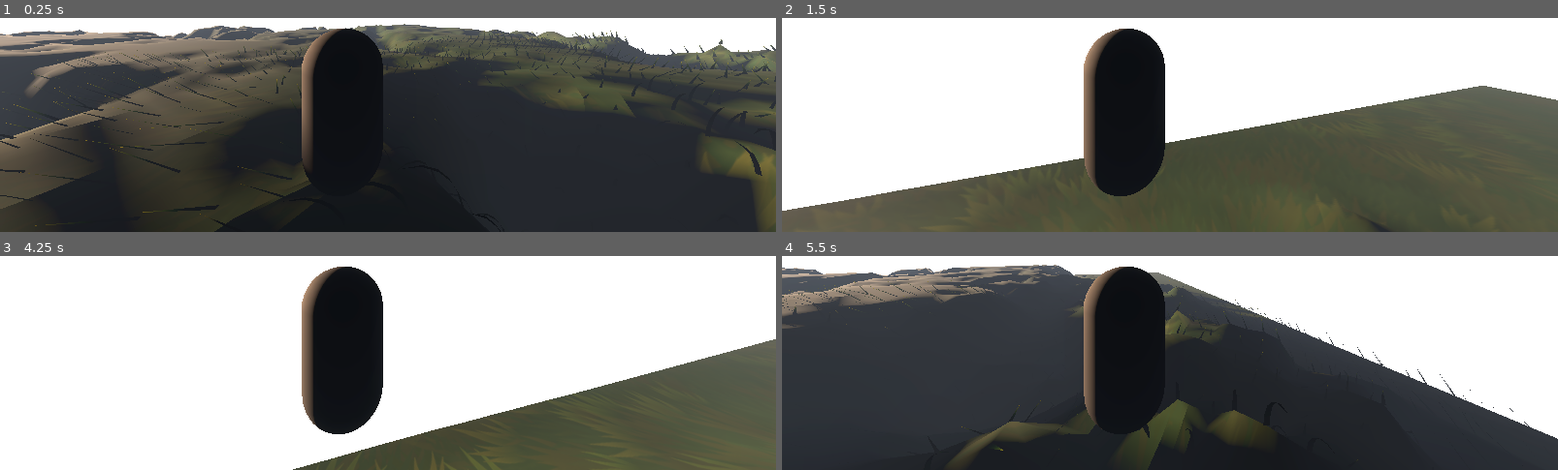
Above: before the commit, frames 1-4 (two rows, left to right).
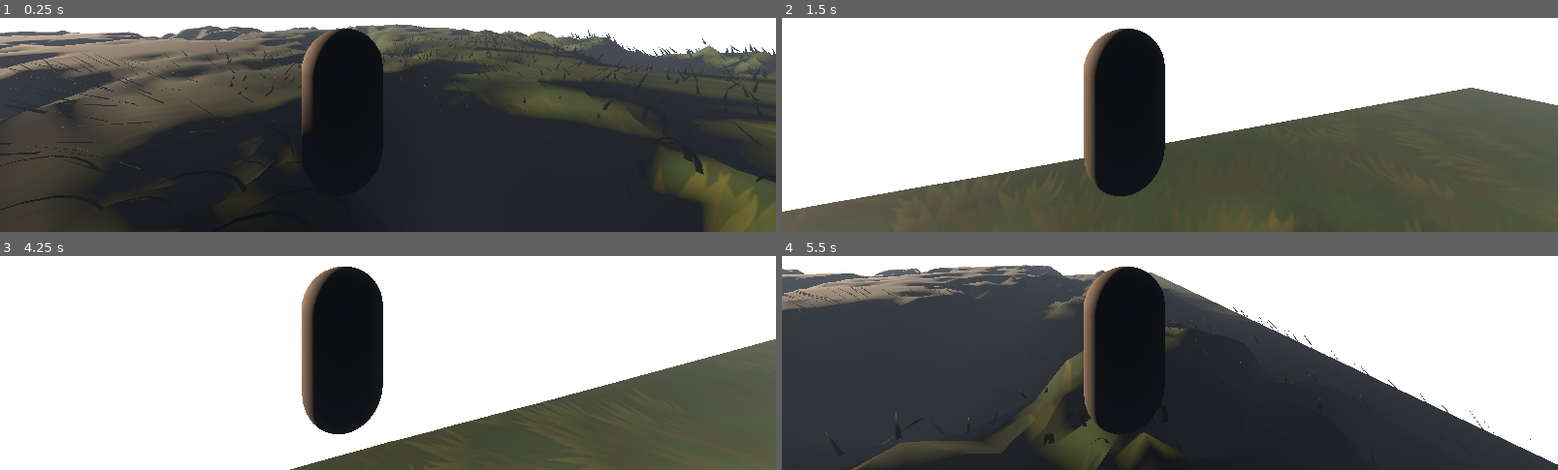
Above: after the commit, the same moments.

Repository: Joelnicolass/godot_sky_and_grass
Game: Godot game, scene res://main.tscn
Two runs of this game, one before a commit and one after it. Both use one fixed random seed, a clock stepped at 60 frames per second and the inputs below.
Inputs:
- Up to frame 1 (0.25 s): no input
- Up to frame 2 (1.5 s): hold Right (ui_right) 0.53-1.28 s; hold Down (ui_down) from 1.28 s (still down)
- Up to frame 3 (4.25 s): release Down (ui_down) at 2.03 s; hold Right (ui_right) 2.03-2.78 s; tap Enter at 2.75 s; hold Up (ui_up) 2.78-3.53 s; tap Space at 3.5 s; hold Left (ui_left) from 3.53 s (still down)
- Up to frame 4 (5.5 s): release Left (ui_left) at 5.03 s; hold Down (ui_down) from 5.03 s (still down)

The runs differ from the first frame. In frame 1, 20% of the frame differs, in the area x 0-100%, y 2-100%; in frame 2, 0.6%; in frame 3, 0.2%; in frame 4, 11%.

Commit message:
feat: se agrega jitter

Diff:
--- a/grass_controller.gd
+++ b/grass_controller.gd
@@ -6,86 +6,111 @@
 const GRASS_MAT := preload('res://grass_mat_instance.tres')
 
 const RED_THRESHOLD := 0.5
-const GRID_SIZE := 10.0
+const GRID_SIZE := 20.0
 const INSTANCE_COUNT_HIGH := 100000
 const INSTANCE_COUNT_LOW := 10000
+
+# radio máximo de jitter en XZ (en metros)
+const JITTER_RADIUS := 0.6
 
 var cell_to_vertices := {}
 var high_cells_instances := {}
 var low_cells_instances := {}
 
+# contenedor donde irá TODO el grass
+var grass_root: Node3D
+
 @onready var terrain := $map_fbx/map
 @onready var player := $Player
 
 func _ready() -> void:
-    _group_vertices_by_cell()
+	# 1) Creamos el nodo contenedor y lo parentamos al terreno
+	grass_root = Node3D.new()
+	grass_root.name = "GrassContainer"
+	terrain.add_child(grass_root)
+
+	# 2) Agrupamos vértices rojos
+	_group_vertices_by_cell()
 
 func _group_vertices_by_cell() -> void:
-    var mesh = terrain.mesh
-    var mdt = MeshDataTool.new()
-    mdt.create_from_surface(mesh, 0)
-    for i in range(mdt.get_vertex_count()):
-        if mdt.get_vertex_color(i).r < RED_THRESHOLD: continue
-        var wp = terrain.to_global(mdt.get_vertex(i))
-        var key = Vector2(floor(wp.x / GRID_SIZE), floor(wp.z / GRID_SIZE))
-        if not cell_to_vertices.has(key): cell_to_vertices[key] = []
-        cell_to_vertices[key].append(wp)
-    mdt.clear()
+	var mdt = MeshDataTool.new()
+	if mdt.create_from_surface(terrain.mesh, 0) != OK:
+		push_error("No pude extraer superficie 0")
+		return
 
-func _process(delta):
-    var p = player.global_position
-    var pc = Vector2(floor(p.x / GRID_SIZE), floor(p.z / GRID_SIZE))
+	for i in range(mdt.get_vertex_count()):
+		if mdt.get_vertex_color(i).r < RED_THRESHOLD:
+			continue
+		var world_pos = terrain.to_global(mdt.get_vertex(i))
+		var key = Vector2(floor(world_pos.x / GRID_SIZE), floor(world_pos.z / GRID_SIZE))
+		if not cell_to_vertices.has(key):
+			cell_to_vertices[key] = []
+		cell_to_vertices[key].append(world_pos)
+	mdt.clear()
 
-    # Determinar qué celdas deben estar en High y Low
-    var desired_high = [pc]
-    var desired_low = []
-    for dx in range(-2, 3):
-        for dz in range(-2, 3):
-            var c = pc + Vector2(dx, dz)
-            if c != pc:
-                desired_low.append(c)
+func _process(delta: float) -> void:
+	var p = player.global_position
+	var pc = Vector2(floor(p.x / GRID_SIZE), floor(p.z / GRID_SIZE))
 
-    # — REMOVE / DEMOTE High → Low
-    for cell in high_cells_instances.keys():
-        if cell not in desired_high:
-            # mover instancias de High a Low
-            var arr = high_cells_instances[cell]
-            for mi in arr:
-                mi.mesh = GRASS_MESH_LOW
-            low_cells_instances[cell] = arr
-            high_cells_instances.erase(cell)
+	# calculamos sets deseados
+	var desired_high = [pc]
+	var desired_low = []
+	for dx in range(-2, 3):
+		for dz in range(-2, 3):
+			var c = pc + Vector2(dx, dz)
+			if c != pc:
+				desired_low.append(c)
 
-    # — REMOVE Low entirely
-    for cell in low_cells_instances.keys():
-        if cell not in desired_low:
-            for mi in low_cells_instances[cell]:
-                mi.queue_free()
-            low_cells_instances.erase(cell)
+	# — Demote High → Low
+	for cell in high_cells_instances.keys():
+		if cell not in desired_high:
+			for mi in high_cells_instances[cell]:
+				mi.mesh = GRASS_MESH_LOW
+			low_cells_instances[cell] = high_cells_instances[cell]
+			high_cells_instances.erase(cell)
 
-    # — ADD new High
-    for cell in desired_high:
-        if not high_cells_instances.has(cell):
-            high_cells_instances[cell] = _instantiate_in_cell(cell, GRASS_MESH_HIGH, INSTANCE_COUNT_HIGH)
+	# — Remove Low fuera de rango
+	for cell in low_cells_instances.keys():
+		if cell not in desired_low:
+			for mi in low_cells_instances[cell]:
+				mi.queue_free()
+			low_cells_instances.erase(cell)
 
-    # — ADD new Low (excluyendo las que son High)
-    for cell in desired_low:
-        if not high_cells_instances.has(cell) and not low_cells_instances.has(cell):
-            low_cells_instances[cell] = _instantiate_in_cell(cell, GRASS_MESH_LOW, INSTANCE_COUNT_LOW)
+	# — Add High nuevos
+	for cell in desired_high:
+		if not high_cells_instances.has(cell):
+			high_cells_instances[cell] = _instantiate_in_cell(cell, GRASS_MESH_HIGH, INSTANCE_COUNT_HIGH)
+
+	# — Add Low nuevos (sin pisar High)
+	for cell in desired_low:
+		if not high_cells_instances.has(cell) and not low_cells_instances.has(cell):
+			low_cells_instances[cell] = _instantiate_in_cell(cell, GRASS_MESH_LOW, INSTANCE_COUNT_LOW)
 
 func _instantiate_in_cell(cell: Vector2, mesh: Mesh, max_count: int) -> Array:
-    var res := []
-    if not cell_to_vertices.has(cell):
-        return res
-    var verts = cell_to_vertices[cell].duplicate()
-    verts.shuffle()
-    var count = min(max_count, verts.size())
-    for i in range(count):
-        var mi = MeshInstance3D.new()
-        mi.mesh = mesh
-        mi.material_override = GRASS_MAT
-        # 1) Primero lo agregamos a la escena
-        add_child(mi)
-        # 2) Ahora sí podemos modificar su global_transform
-        mi.global_transform = Transform3D(Basis(), verts[i])
-        res.append(mi)
-    return res
+	var res := []
+	if not cell_to_vertices.has(cell):
+		return res
+	# duplicamos y desordenamos listas
+	var verts = cell_to_vertices[cell].duplicate()
+	verts.shuffle()
+	var count = min(max_count, verts.size())
+
+	for i in range(count):
+		var base_pos = verts[i]
+		# calculamos jitter en XZ
+		var jitter = Vector3(
+			randf_range(-JITTER_RADIUS, JITTER_RADIUS),
+			0,
+			randf_range(-JITTER_RADIUS, JITTER_RADIUS)
+		)
+		var final_pos = base_pos + jitter
+
+		var mi = MeshInstance3D.new()
+		mi.mesh = mesh
+		mi.material_override = GRASS_MAT
+		# lo parentamos al contenedor, luego asignamos transform local
+		#grass_root.add_child(mi)
+		add_child(mi)
+		mi.global_transform = Transform3D(Basis(), final_pos)
+		res.append(mi)
+	return res
--- a/main.tscn
+++ b/main.tscn
@@ -126,7 +126,7 @@
 
 [node name="Player" type="MeshInstance3D" parent="."]
 unique_name_in_owner = true
-transform = Transform3D(-0.283831, 0, 0.958874, 0, 1, 0, -0.958874, 0, -0.283831, -1.26072, 4.50984, 10.1507)
+transform = Transform3D(-0.283831, 0, 0.958874, 0, 1, 0, -0.958874, 0, -0.283831, -1.26072, 4.50984, 11.7449)
 mesh = SubResource("CapsuleMesh_w48qg")
 script = ExtResource("2_w48qg")
 
